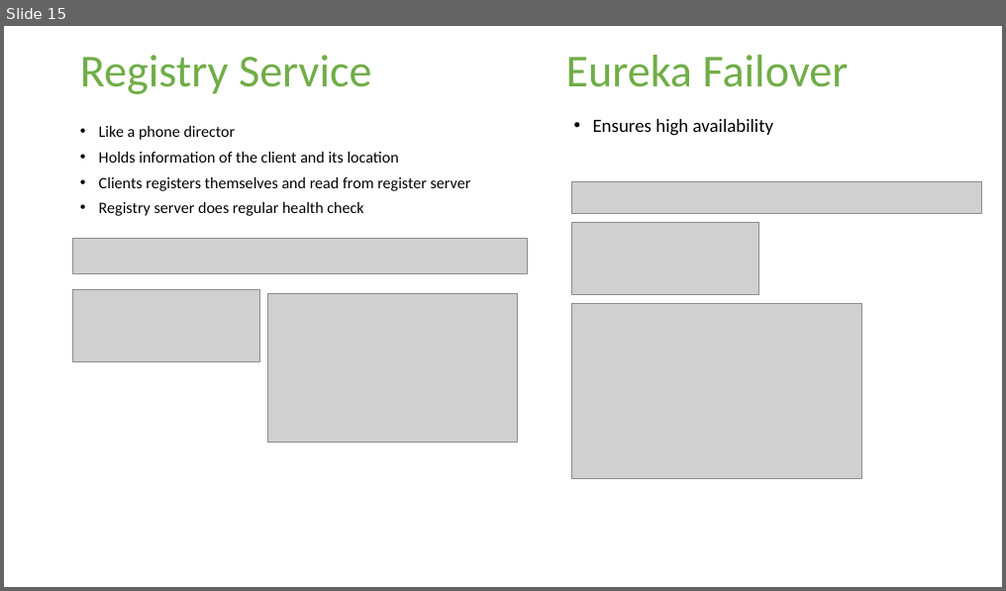
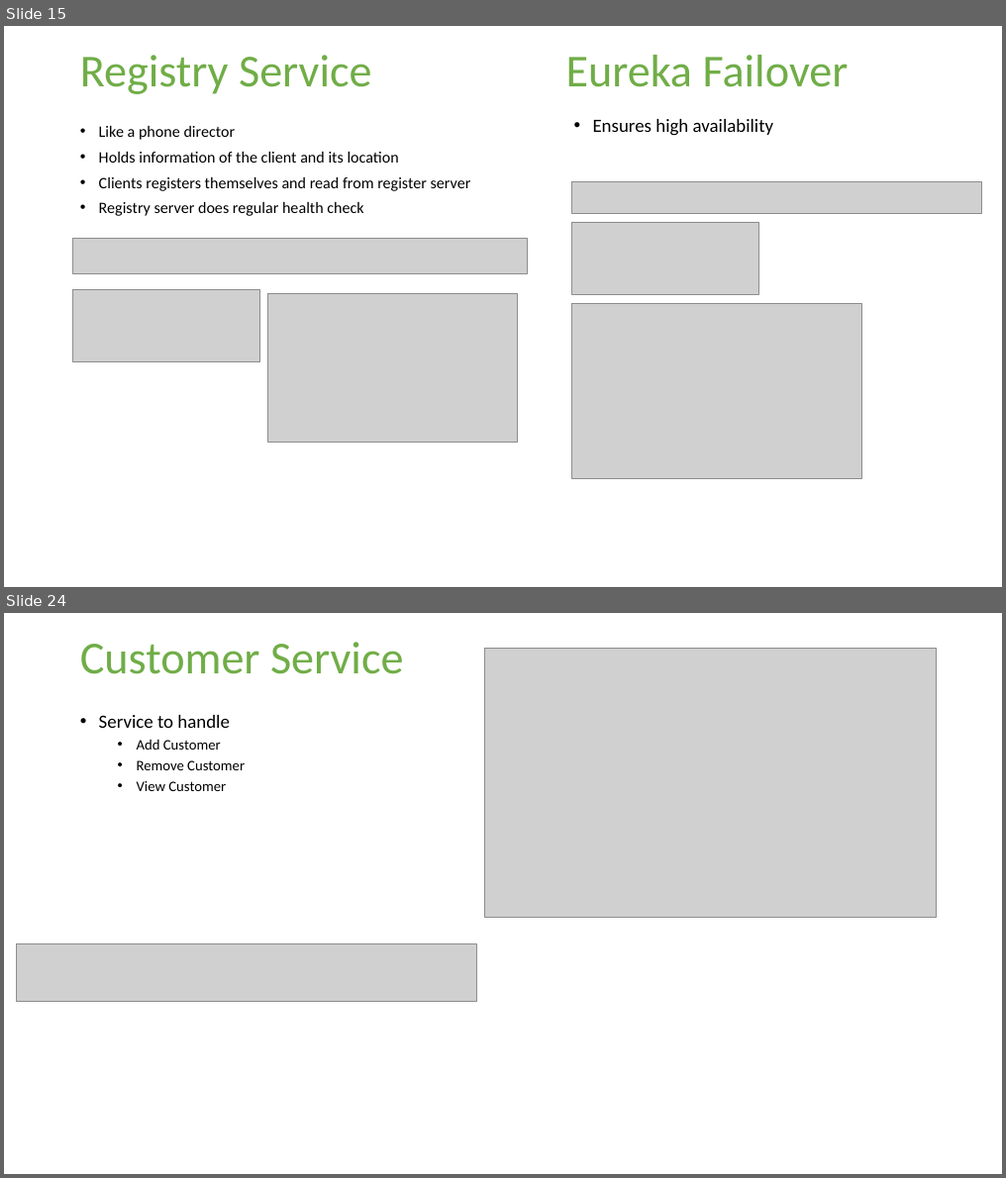
Before and after one commit to Technomax/Swa.WebStore, a slide deck: Documents/WebStore Presentation.pptx. Shown one above the other, each under a label of ours: slide 15 before the commit, slides 15 and 24 after it; the slides between them are not shown. The pictures are 1006x591 and 1006x1178 pixels, drawn with LibreOffice and Linux fonts; fonts in the diff are those of the drawing; grey boxes stand for pictures; background and template pictures are left out. Boxes give left, top, right and bottom in pixels: in the first picture for what was removed or moved away, otherwise in the second. Text is boxed around its words. In the diff, an @@ line names an element or a change of style, - is before the commit and + after.

```diff
--- a/Documents/WebStore Presentation.pptx
+++ b/Documents/WebStore Presentation.pptx
@@ slide 24 added at box(4, 613, 1002, 1174), background picture (left out) @@
@@ title added at box(80, 642, 404, 674), 44 pt, text #70AD47 @@
+Customer Service
@@ picture added at box(484, 649, 936, 917) @@
@@ text added at box(99, 715, 245, 791), 14 pt, text #000000 @@
+• Service to handle
+  • Add Customer
+  • Remove Customer
+  • View Customer
@@ picture added at box(16, 944, 476, 1001) @@
```
Also in this commit, not shown: 1 slide changed, 10 other slides added, 11 other files.
